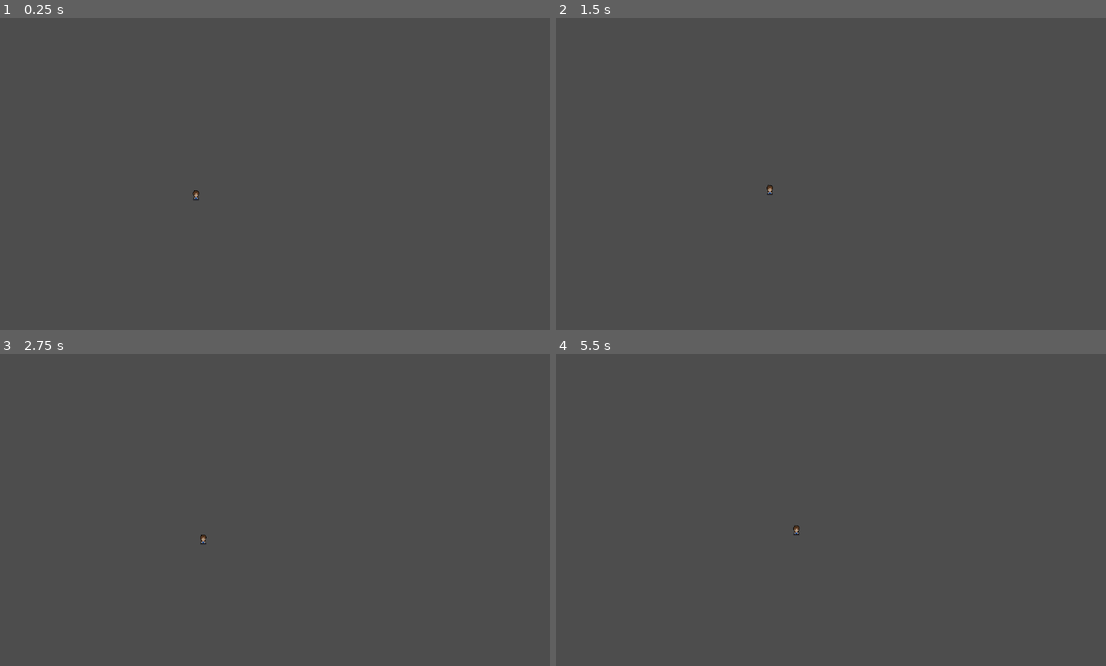
Above: before the commit, frames 1-4 (two rows, left to right).
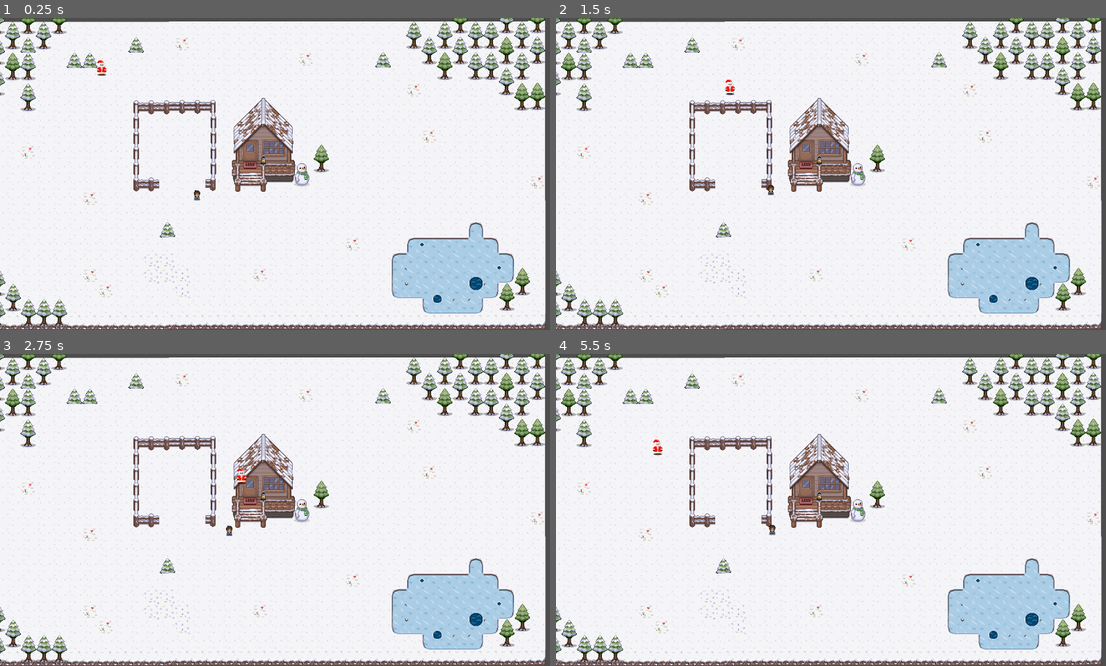
Above: after the commit, the same moments.

Repository: AllainDM/winter_jam
Game: Godot game, scene res://scene/world.tscn
Same seed, same stepped clock (60 frames per second), same inputs: the game is played once before the commit and once after it. Before the commit the project starts from res://scene/sa_test_scene.tscn.
Inputs (mouse positions are in pixels of both pictures, inside the frame that each line leads up to):
- Up to frame 1 (0.25 s): no input
- Up to frame 2 (1.5 s): tap Enter at 0.5 s; move the mouse to (957, 158) at 0.52 s; hold Right (ui_right) 0.53-1.28 s; click (957, 158) at 0.67 s; move the mouse to (721, 189) at 1.27 s; hold Down (ui_down) from 1.28 s (still down)
- Up to frame 3 (2.75 s): move the mouse to (335, 441) at 2.02 s; release Down (ui_down) at 2.03 s; hold Right (ui_right) from 2.03 s (still down)
- Up to frame 4 (5.5 s): move the mouse to (803, 572) at 2.77 s; release Right (ui_right) at 2.78 s; hold Up (ui_up) 2.78-3.53 s; click (803, 572) at 2.92 s; move the mouse to (1001, 556) at 3.52 s; hold Left (ui_left) 3.53-5.03 s; move the mouse to (666, 463) at 4.27 s; move the mouse to (864, 510) at 5.02 s; hold Down (ui_down) from 5.03 s (still down); click (864, 510) at 5.17 s

The runs differ from the first frame. In frame 1, 97% of the frame differs, in the area x 0-100%, y 0-100%; in frame 2, 97%; in frame 3, 97%; in frame 4, 97%.

Commit message:
fix moving player attck animation

Diff:
--- a/project.godot
+++ b/project.godot
@@ -11,9 +11,7 @@
 [application]
 
 config/name="winter_jam"
-
-run/main_scene="uid://de23dvn0084yt"
-
+run/main_scene="uid://cujin7o3a8m8v"
 config/features=PackedStringArray("4.5", "Forward Plus")
 config/icon="res://icon.svg"
 
--- a/scene/player_01.tscn
+++ b/scene/player_01.tscn
@@ -20,29 +20,9 @@
 atlas = ExtResource("1_7vojy")
 region = Rect2(144, 288, 48, 48)
 
-[sub_resource type="AtlasTexture" id="AtlasTexture_7vojy"]
-atlas = ExtResource("1_7vojy")
-region = Rect2(0, 0, 48, 48)
-
-[sub_resource type="AtlasTexture" id="AtlasTexture_aspj3"]
-atlas = ExtResource("1_7vojy")
-region = Rect2(48, 0, 48, 48)
-
-[sub_resource type="AtlasTexture" id="AtlasTexture_ra5wm"]
-atlas = ExtResource("1_7vojy")
-region = Rect2(96, 0, 48, 48)
-
-[sub_resource type="AtlasTexture" id="AtlasTexture_dohga"]
-atlas = ExtResource("1_7vojy")
-region = Rect2(144, 0, 48, 48)
-
-[sub_resource type="AtlasTexture" id="AtlasTexture_i35yj"]
-atlas = ExtResource("1_7vojy")
-region = Rect2(192, 0, 48, 48)
-
-[sub_resource type="AtlasTexture" id="AtlasTexture_raje5"]
-atlas = ExtResource("1_7vojy")
-region = Rect2(240, 0, 48, 48)
+[sub_resource type="AtlasTexture" id="AtlasTexture_x6gmu"]
+atlas = ExtResource("3_ut5ij")
+region = Rect2(0, 0, 32, 32)
 
 [sub_resource type="AtlasTexture" id="AtlasTexture_hwvpq"]
 atlas = ExtResource("3_ut5ij")
@@ -77,22 +57,7 @@
 }, {
 "frames": [{
 "duration": 1.0,
-"texture": SubResource("AtlasTexture_7vojy")
-}, {
-"duration": 1.0,
-"texture": SubResource("AtlasTexture_aspj3")
-}, {
-"duration": 1.0,
-"texture": SubResource("AtlasTexture_ra5wm")
-}, {
-"duration": 1.0,
-"texture": SubResource("AtlasTexture_dohga")
-}, {
-"duration": 1.0,
-"texture": SubResource("AtlasTexture_i35yj")
-}, {
-"duration": 1.0,
-"texture": SubResource("AtlasTexture_raje5")
+"texture": SubResource("AtlasTexture_x6gmu")
 }],
 "loop": true,
 "name": &"idle_down",
@@ -125,7 +90,7 @@
 texture_filter = 1
 position = Vector2(0, -17)
 sprite_frames = SubResource("SpriteFrames_aspj3")
-animation = &"walk_down"
+animation = &"attack_down"
 
 [node name="CollisionShape2D" type="CollisionShape2D" parent="."]
 position = Vector2(0, -15)
--- a/script/player_01.gd
+++ b/script/player_01.gd
@@ -1,18 +1,26 @@
 extends CharacterBody2D
 
 @onready var anim : AnimatedSprite2D = $AnimatedSprite2D
-const SPEED : float = 300.0
+const SPEED : float = 200.0
 var is_attacking : bool = false
+var attack_cooldown_time : float = 0.5
+var attack_cooldown : float = attack_cooldown_time
 
-func _physics_process(_delta: float) -> void:
+func _physics_process(delta: float) -> void:
+
+	if attack_cooldown > 0:
+		attack_cooldown -= delta
+		if attack_cooldown <= 0:
+			is_attacking = false
+
 	var input_vector : Vector2 = Vector2.ZERO
-	input_vector.x = Input.get_axis("ui_left", "ui_right")
-	input_vector.y = Input.get_axis("ui_up", "ui_down")
-
-	input_vector = input_vector.normalized()
+	if !is_attacking:
+		input_vector.x = Input.get_axis("ui_left", "ui_right")
+		input_vector.y = Input.get_axis("ui_up", "ui_down")
+		input_vector = input_vector.normalized()
 
 	if is_attacking:
-		pass
+		velocity = Vector2.ZERO
 	elif input_vector != Vector2.ZERO:
 		anim.play("walk_down")
 		velocity = input_vector * SPEED
@@ -26,8 +34,8 @@
 	if body.is_in_group("enemy"):
 		print("player toches enemy")
 		body.die()
+
 		is_attacking = true
 		anim.play("attack_down")
-		await get_tree().create_timer(2.0).timeout
-		is_attacking = false
+		attack_cooldown = attack_cooldown_time
 	pass
Not shown: 1 places in scene/player_01.tscn that only renumber resources
